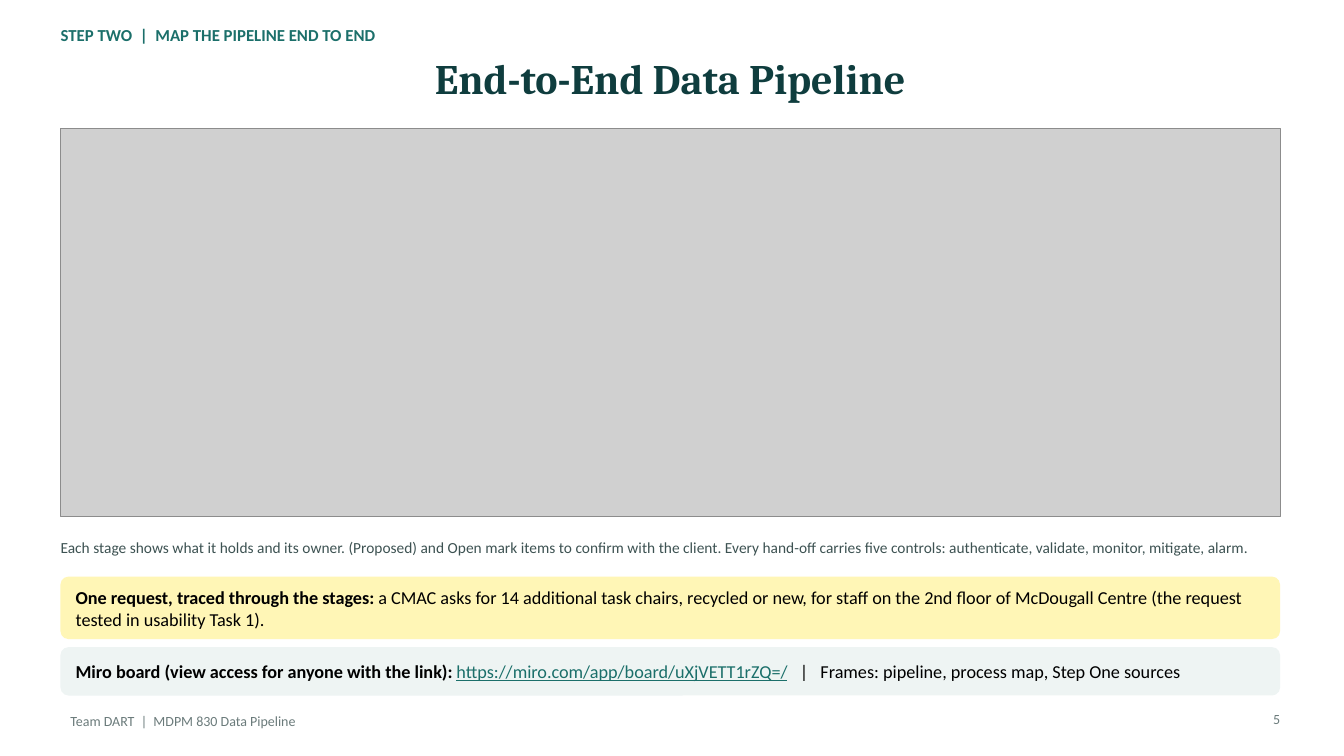
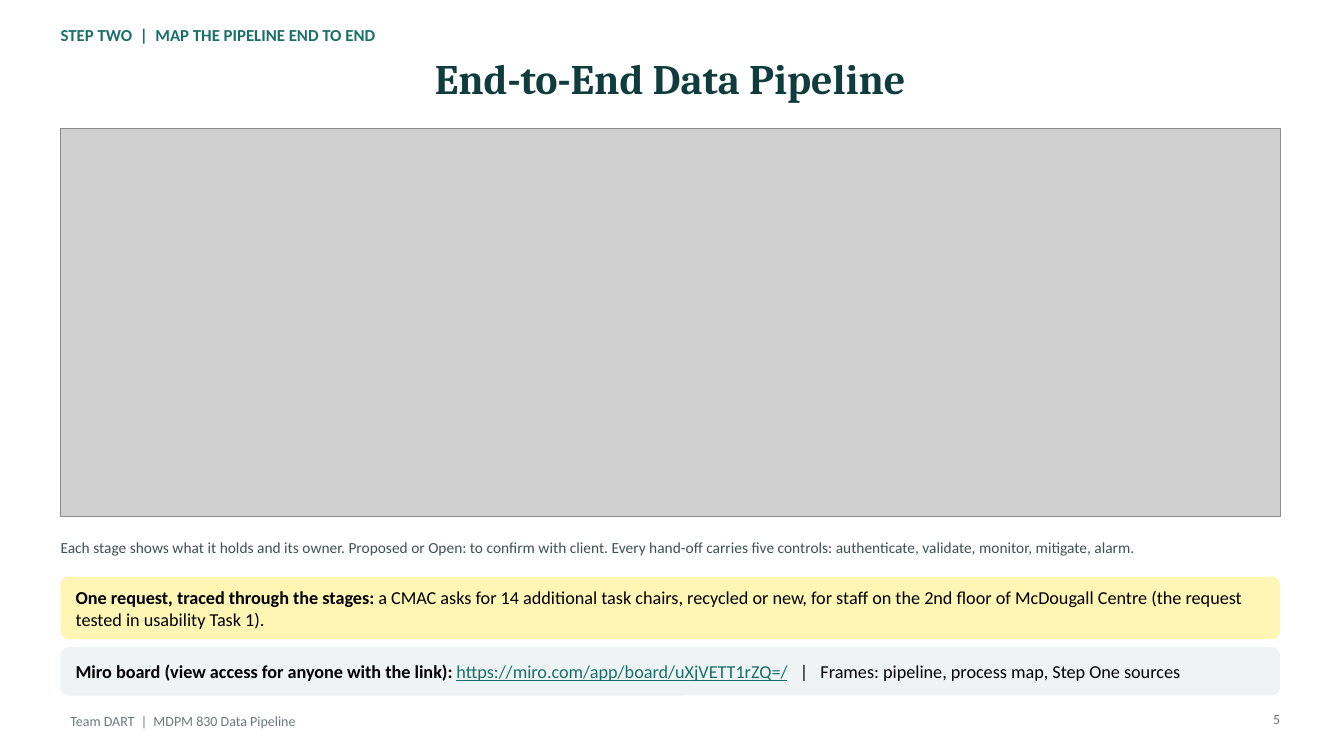
Before and after one commit to teminicrownpro-max/Adekunle-Adeniji, a slide deck: slide 5 of MDPM 830/Data Pipeline/TeamDART_MDPM830_Data_Pipeline_Team_Ade_slides_updated.pptx. Drawn at 1344x756 pixels with LibreOffice and Linux fonts; fonts in the diff are those of the drawing; grey boxes stand for pictures. Boxes give left, top, right and bottom in pixels: in the first picture for what was removed or moved away, otherwise in the second. Text is boxed around its words. In the diff, an @@ line names an element or a change of style, - is before the commit and + after.

```diff
--- a/MDPM 830/Data Pipeline/TeamDART_MDPM830_Data_Pipeline_Team_Ade_slides_updated.pptx
+++ b/MDPM 830/Data Pipeline/TeamDART_MDPM830_Data_Pipeline_Team_Ade_slides_updated.pptx
@@ text at bbox=[61, 542, 1134, 556]: text changed @@
-Each stage shows what it holds and its owner. (Proposed) and Open mark items to confirm with the client. Every hand-off carries five controls: authenticate, validate, monitor, mitigate, alarm.
+Each stage shows what it holds and its owner. Proposed or Open: to confirm with client. Every hand-off carries five controls: authenticate, validate, monitor, mitigate, alarm.
```
Also in this commit, not shown: 1 other slide changed, 3 other files.
